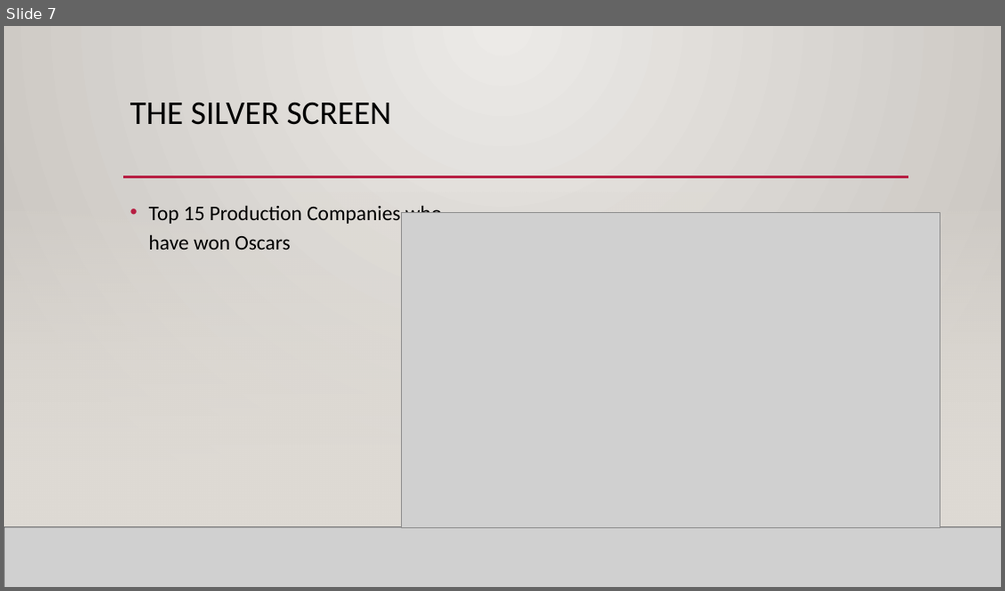
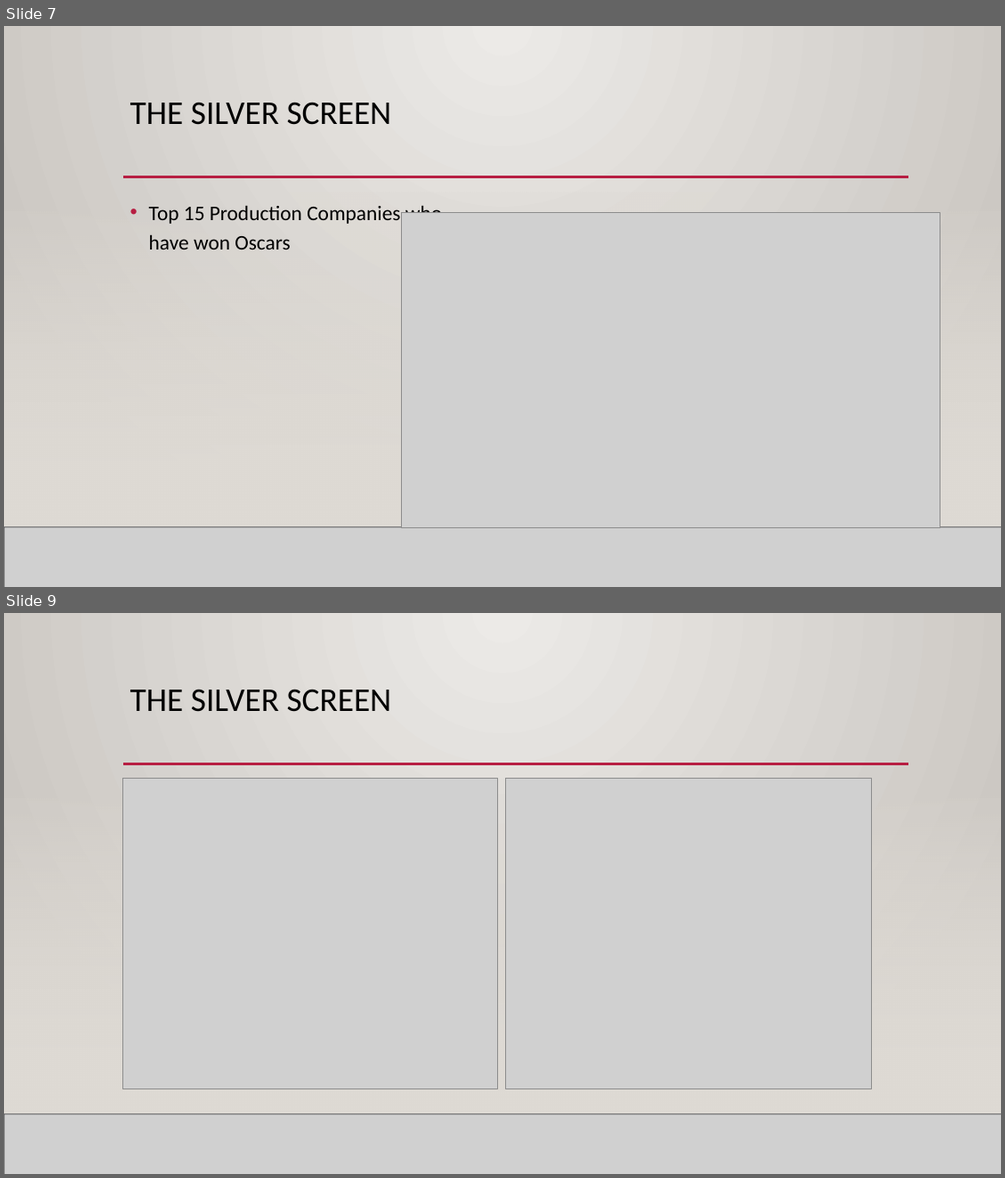
Before and after one commit to audlamb/TheSilverScreenProject, a slide deck: The Silver screen Group Projectv1.pptx. Shown one above the other, each under a label of ours: slide 7 before the commit, slides 7 and 9 after it; the slides between them are not shown. The pictures are 1005x591 and 1005x1178 pixels, drawn with LibreOffice and Linux fonts; fonts in the diff are those of the drawing; grey boxes stand for pictures; background and template pictures are left out. Boxes give left, top, right and bottom in pixels: in the first picture for what was removed or moved away, otherwise in the second. Text is boxed around its words. In the diff, an @@ line names an element or a change of style, - is before the commit and + after.

```diff
--- a/The Silver screen Group Projectv1.pptx
+++ b/The Silver screen Group Projectv1.pptx
@@ slide 9 added at bbox=[4, 613, 1001, 1174], background gradient #ECEAE7 to #CAC7C1; not listed: 2 template elements that a slide beside it also shows @@
@@ title added at bbox=[130, 689, 392, 712], 32 pt, text #000000 @@
+THE SILVER SCREEN
@@ line added from (123, 764) to (909, 764), #B71E42 2.5 pt @@
@@ rectangle added at bbox=[4, 779, 1001, 1114], fill gradient #DFDBD5 @@
@@ picture added at bbox=[123, 778, 498, 1088] @@
@@ picture added at bbox=[506, 778, 872, 1088] @@
@@ picture added at bbox=[4, 1114, 1001, 1174] @@
@@ line added from (4, 1114) to (1001, 1114), #000001 1 pt @@
```
Also in this commit, not shown: 3 slides changed, 2 other slides added, 4 slides removed.
